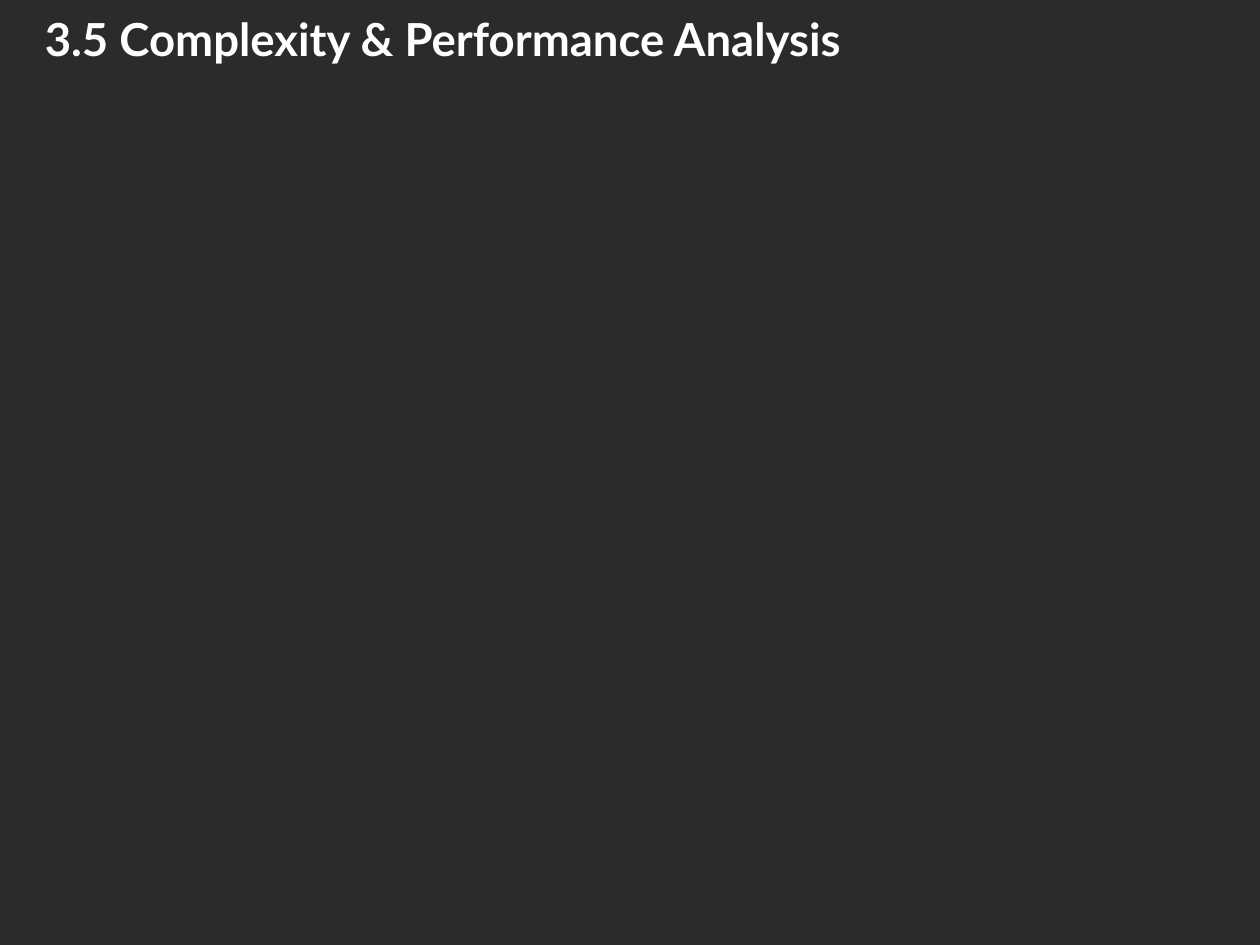
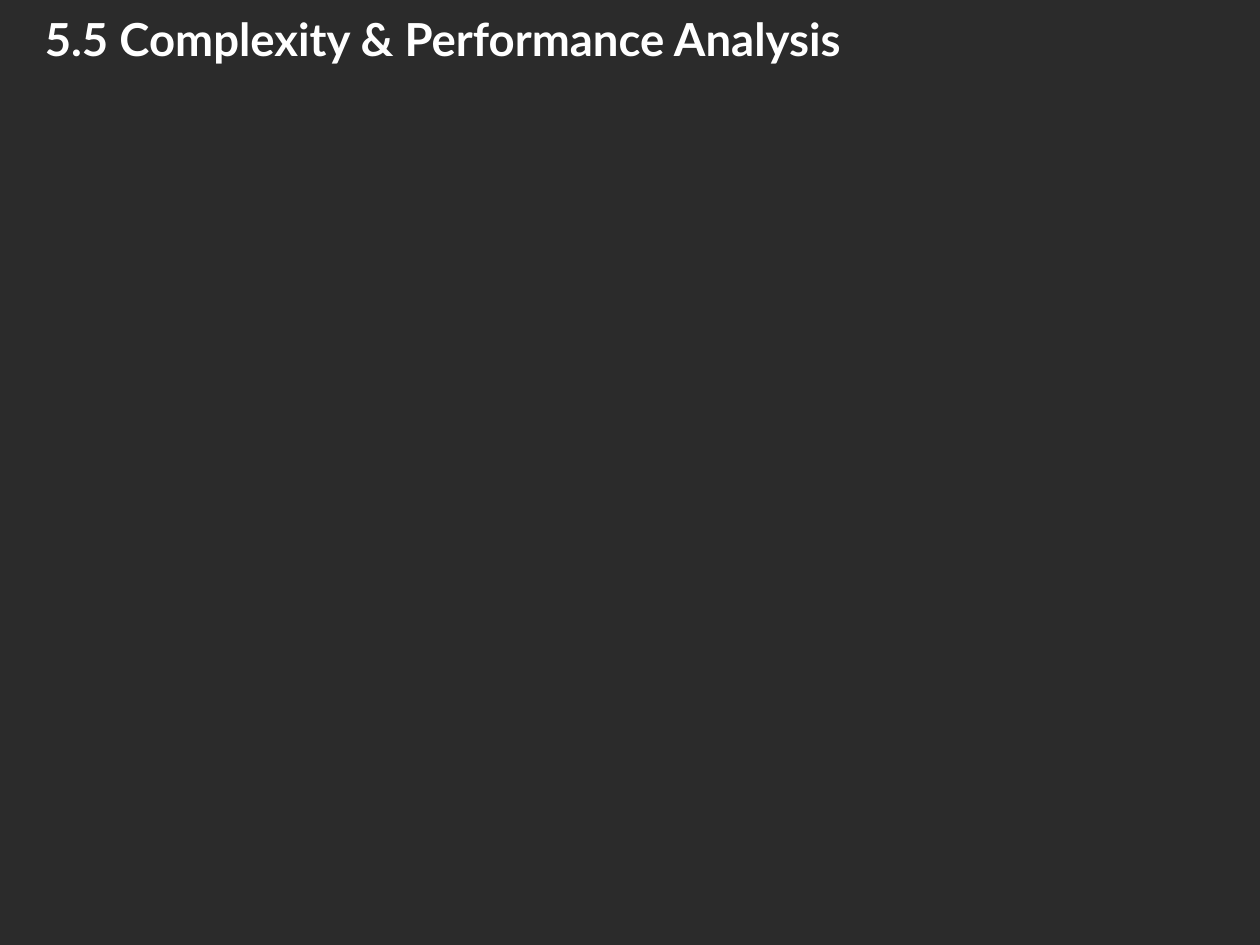
Before and after one commit to meeGit-dpm/167686_Project_Optimization, a slide deck: slide 27 of Report/FundOptG5.pptx (slide 14 before the commit). Drawn at 1260x945 pixels with LibreOffice and Linux fonts; fonts in the diff are those of the drawing; grey boxes stand for pictures; background and template pictures are left out; a plain dark background stands for a picture behind light text. Boxes give left, top, right and bottom in pixels: in the first picture for what was removed or moved away, otherwise in the second. Text is boxed around its words. In the diff, an @@ line names an element or a change of style, - is before the commit and + after.

```diff
--- a/Report/FundOptG5.pptx
+++ b/Report/FundOptG5.pptx
@@ title at (45,22,841,64): text changed @@
-3.5 Complexity & Performance Analysis
+5.5 Complexity & Performance Analysis
```
Also in this commit, not shown: 22 other slides changed, 4 slides removed.
